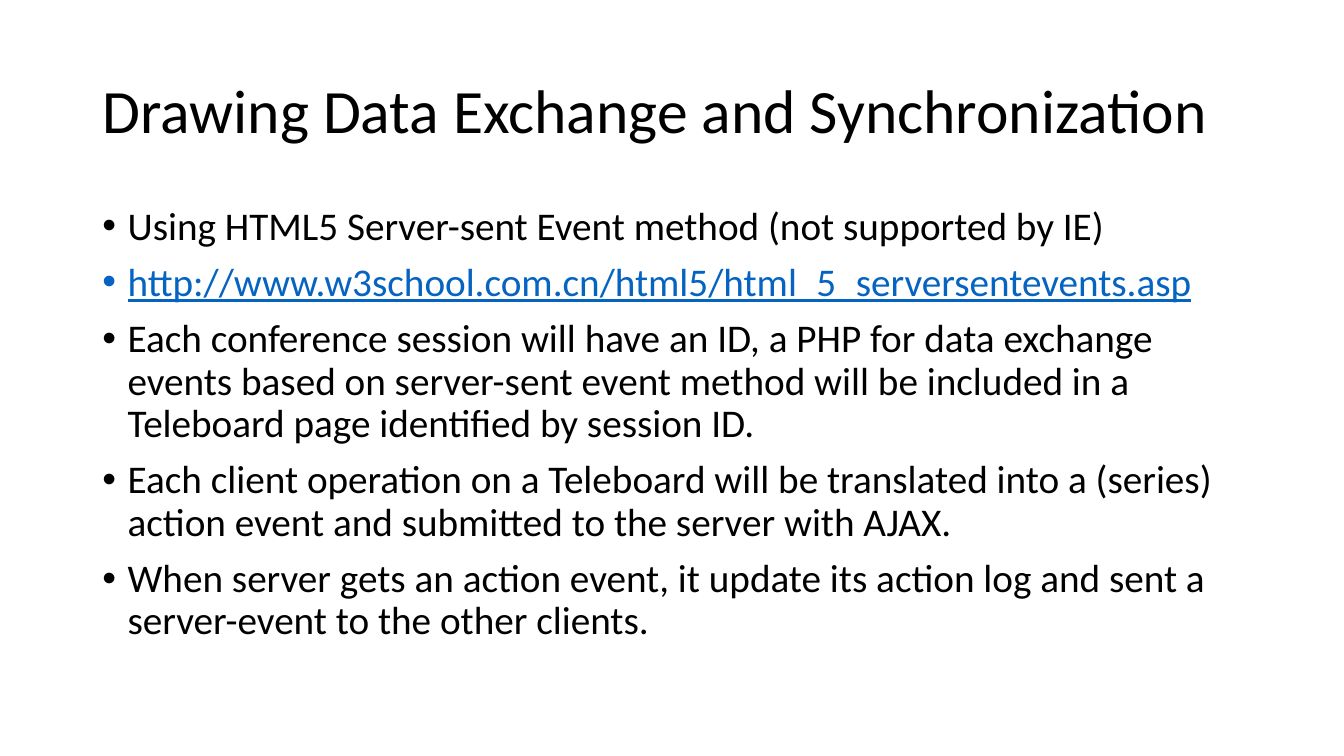
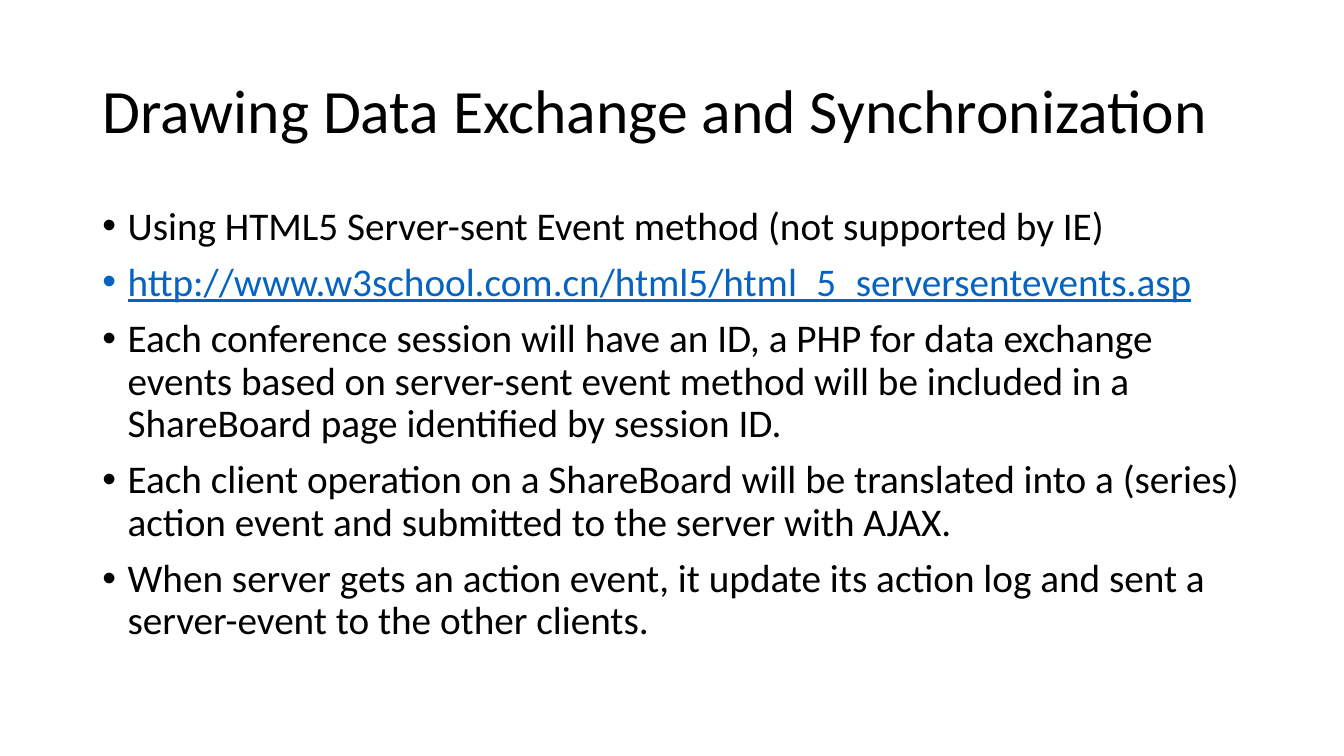
Before and after one commit to quarkli/gatherhub, a slide deck: slide 13 of doc/Design Note - Teleboard.pptx. Drawn at 1344x756 pixels with LibreOffice and Linux fonts; fonts in the diff are those of the drawing. Boxes give left, top, right and bottom in pixels: in the first picture for what was removed or moved away, otherwise in the second. Text is boxed around its words. In the diff, an @@ line names an element or a change of style, - is before the commit and + after.

```diff
--- a/doc/Design Note - Teleboard.pptx
+++ b/doc/Design Note - Teleboard.pptx
@@ text at (128, 324, 1239, 537): text changed @@
-• Each conference session will have an ID, a PHP for data exchange events based on server-sent event method will be included in a Teleboard page identified by session ID.
-• Each client operation on a Teleboard will be translated into a (series) action event and submitted to the server with AJAX.
+• Each conference session will have an ID, a PHP for data exchange events based on server-sent event method will be included in a ShareBoard page identified by session ID.
+• Each client operation on a ShareBoard will be translated into a (series) action event and submitted to the server with AJAX.
```
Also in this commit, not shown: 3 other files.
